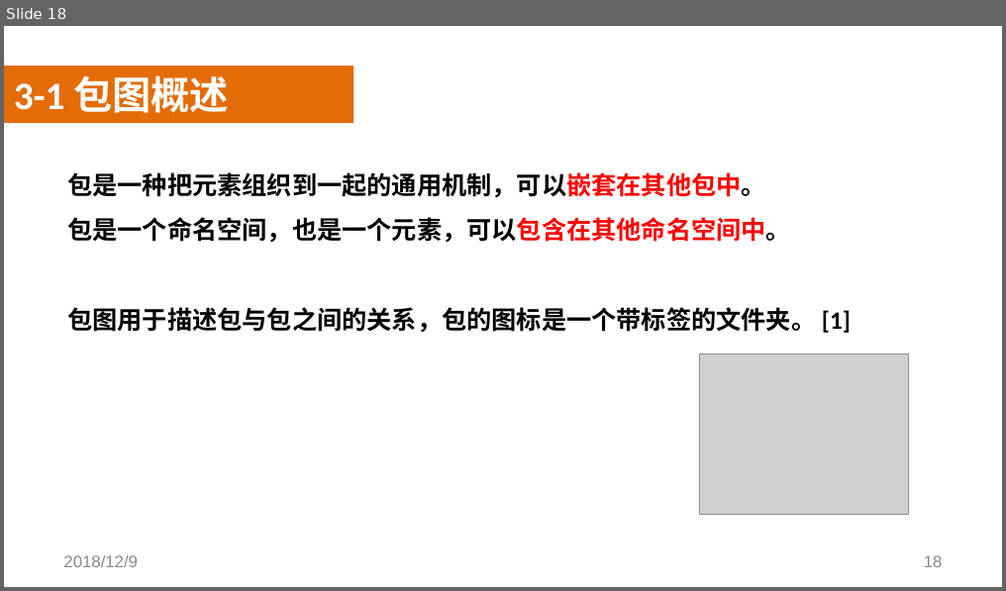
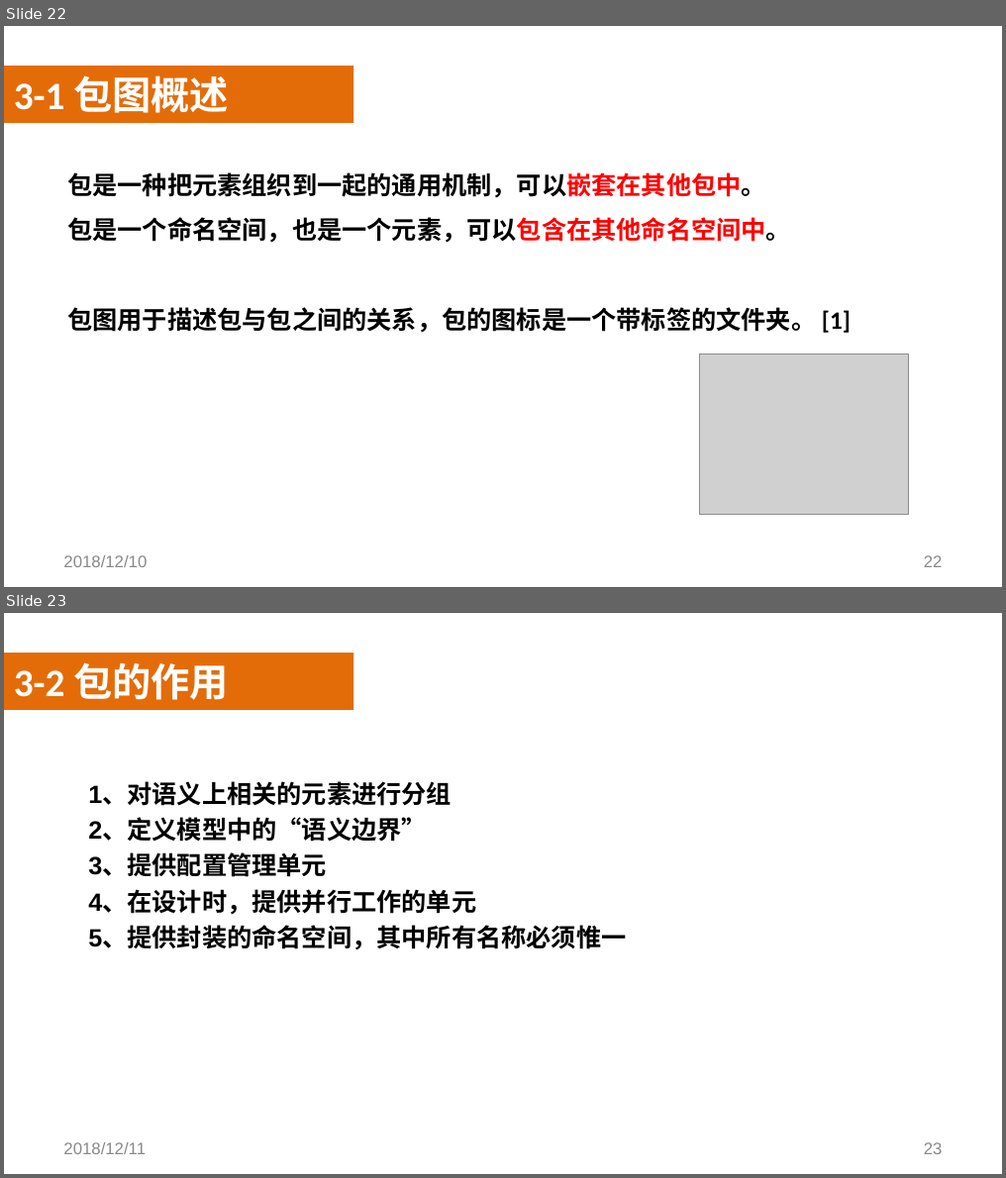
Before and after one commit to SoftwareRequirtmentsG02/Document, a slide deck: 案例教学系统/受控文档/分析设计/PPT/UML/PRD2018-G02-UML基础III.pptx. Shown one above the other, each under a label of ours: slide 18 before the commit, slides 22 and 23 after it. The pictures are 1006x591 and 1006x1178 pixels, drawn with LibreOffice and Linux fonts; fonts in the diff are those of the drawing; grey boxes stand for pictures; background and template pictures are left out. Boxes give left, top, right and bottom in pixels: in the first picture for what was removed or moved away, otherwise in the second. Text is boxed around its words. In the diff, an @@ line names an element or a change of style, - is before the commit and + after.

```diff
--- a/案例教学系统/受控文档/分析设计/PPT/UML/PRD2018-G02-UML基础III.pptx
+++ b/案例教学系统/受控文档/分析设计/PPT/UML/PRD2018-G02-UML基础III.pptx
@@ slide 23 added at (x1=4, y1=613, x2=1002, y2=1174), background picture (left out) @@
@@ rectangle added at (x1=4, y1=653, x2=353, y2=710), fill #E36C09 @@
@@ text added at (x1=14, y1=663, x2=229, y2=700), 28 pt, text #FFFFFF, bold @@
+3-2 包的作用
@@ rectangle added at (x1=4, y1=682, x2=1002, y2=1130), fill #FFFFFF at 50% opacity @@
@@ text added at (x1=88, y1=782, x2=626, y2=951), 18 pt, text #000000, bold @@
+1、对语义上相关的元素进行分组
+2、定义模型中的“语义边界”
+3、提供配置管理单元
+4、在设计时，提供并行工作的单元
+5、提供封装的命名空间，其中所有名称必须惟一
@@ text added at (x1=63, y1=1143, x2=146, y2=1155), 12 pt, text #898989 @@
+2018/12/11
@@ page number added at (x1=924, y1=1143, x2=943, y2=1155), 12 pt, text #898989 @@
+23
@@ what was slide 18 is now slide 22 @@
@@ slide 22 changed as well @@
@@ text at (x1=63, y1=556, x2=147, y2=568): text changed @@
-2018/12/9
+2018/12/10
@@ page number at (x1=924, y1=556, x2=943, y2=568): text changed @@
-18
+22
```
Also in this commit, not shown: 26 other slides changed, 9 other slides added.
